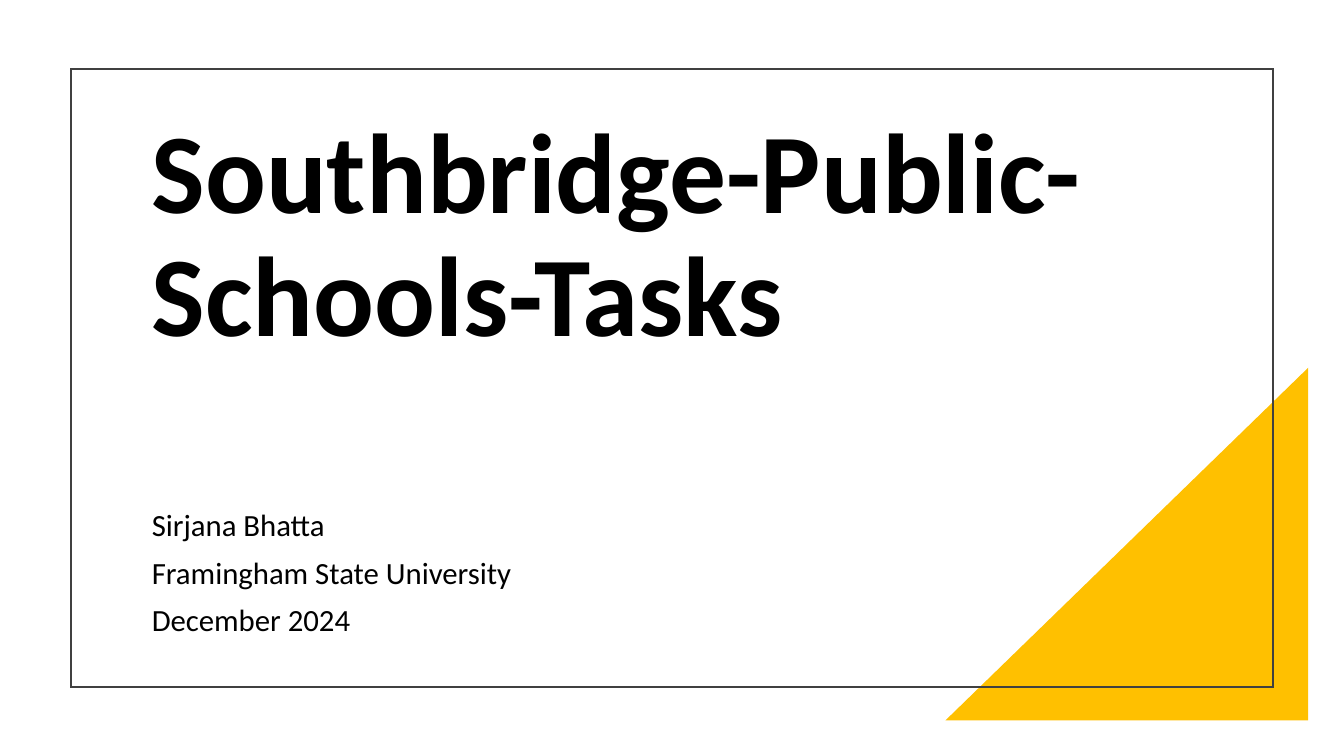
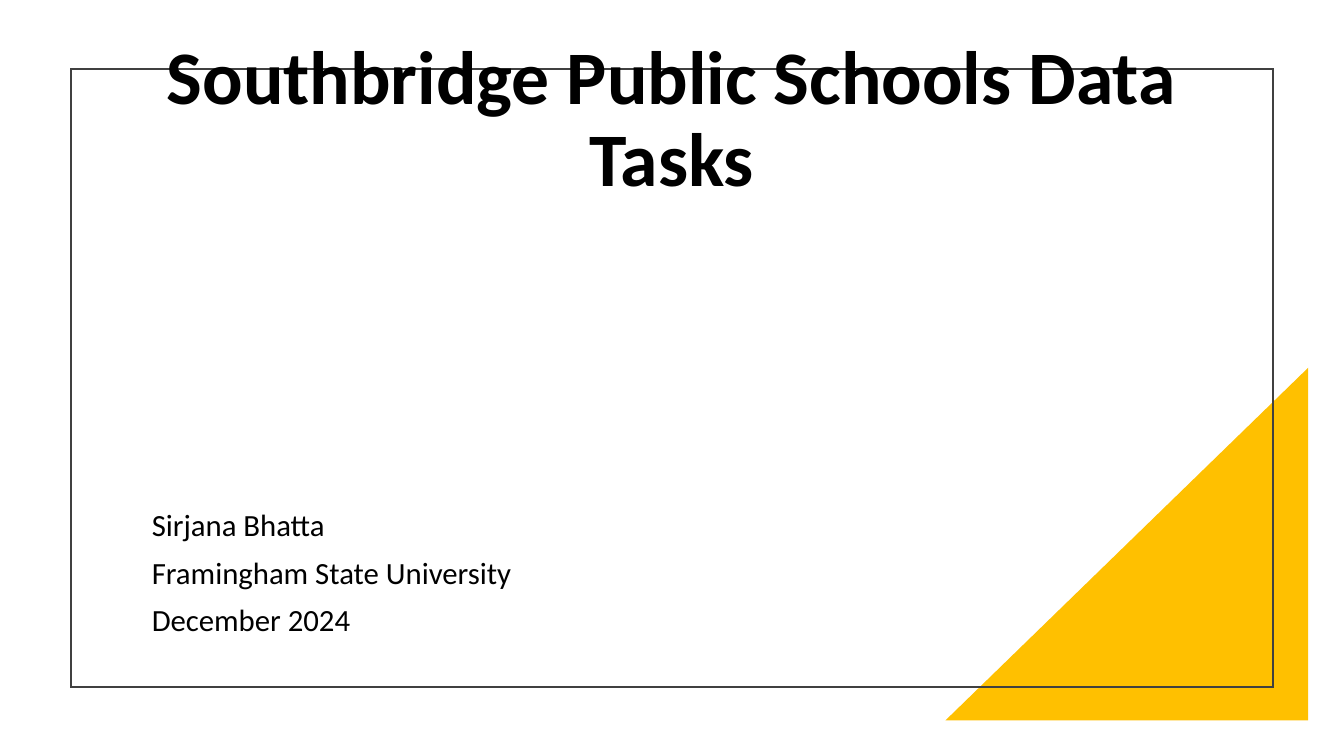
Before and after one commit to sirjanabhatta06/Southbridge-Public-Schools-Tasks, a slide deck: slide 1 of SirjanaBhatta-SouthbridgePublicSchools.pptx. Drawn at 1344x756 pixels with LibreOffice and Linux fonts; fonts in the diff are those of the drawing. Boxes give left, top, right and bottom in pixels: in the first picture for what was removed or moved away, otherwise in the second. Text is boxed around its words. In the diff, an @@ line names an element or a change of style, - is before the commit and + after.

```diff
--- a/SirjanaBhatta-SouthbridgePublicSchools.pptx
+++ b/SirjanaBhatta-SouthbridgePublicSchools.pptx
@@ title at (x1=167, y1=51, x2=1176, y2=187): text changed; size 81 to 54 pt @@
-Southbridge-Public-Schools-Tasks
+Southbridge Public Schools Data Tasks
```
Also in this commit, not shown: 2 other slides changed, 6 slides added, 1 other file.
